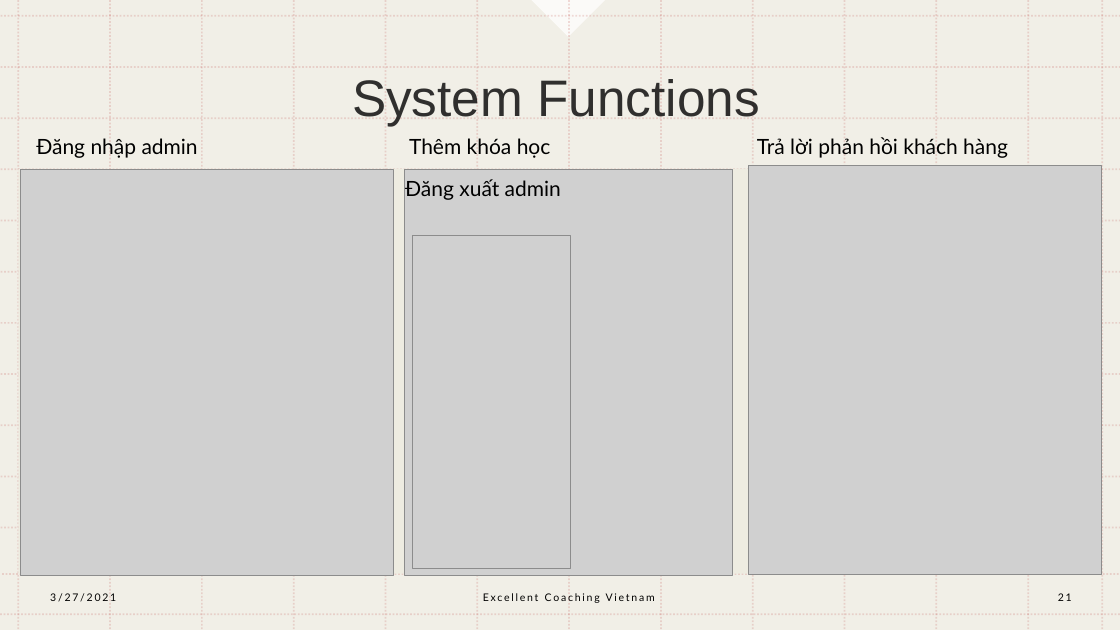
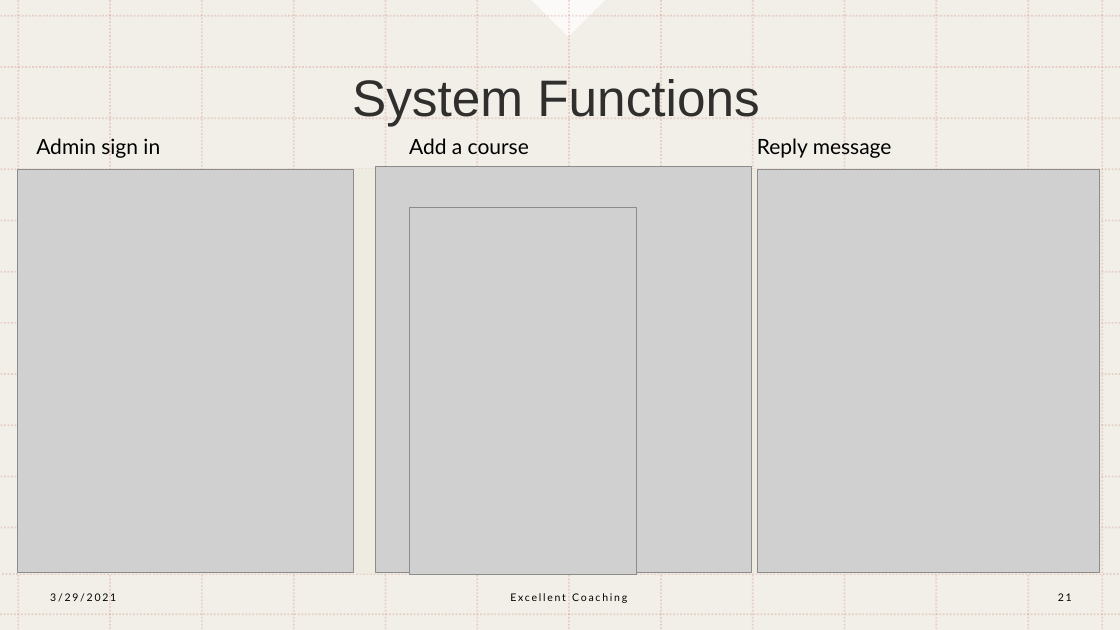
Before and after one commit to remichan97/excellent-coaching, a slide deck: slide 21 of documentation/Excellent Coaching Vietnam.pptx. Drawn at 1120x630 pixels with LibreOffice and Linux fonts; fonts in the diff are those of the drawing; grey boxes stand for pictures. Boxes give left, top, right and bottom in pixels: in the first picture for what was removed or moved away, otherwise in the second. Text is boxed around its words. In the diff, an @@ line names an element or a change of style, - is before the commit and + after.

```diff
--- a/documentation/Excellent Coaching Vietnam.pptx
+++ b/documentation/Excellent Coaching Vietnam.pptx
@@ text at (36,138,160,158): text changed @@
-Đăng nhập admin
+Admin sign in
@@ text at (409,138,529,154): text changed @@
-Thêm khóa học
+Add a course
@@ text at (757,138,892,158): text changed @@
-Trả lời phản hồi khách hàng
+Reply message
@@ picture: place and size @@
-picture at (20,169,393,576)
+picture at (18,169,354,572)
@@ picture: place and size @@
-picture at (405,169,734,575)
+picture at (376,166,752,573)
@@ text removed at (405,179,561,200) @@
-Đăng xuất admin
@@ picture: place and size @@
-picture at (749,166,1102,576)
+picture at (758,169,1100,572)
@@ picture: place and size @@
-picture at (413,235,571,569)
+picture at (409,208,637,575)
@@ text at (50,593,116,602): text changed @@
-3/27/2021
+3/29/2021
@@ text at (510,593,627,603): text changed @@
-Excellent Coaching Vietnam
+Excellent Coaching
```
Also in this commit, not shown: 18 other slides changed, 54 other files.
